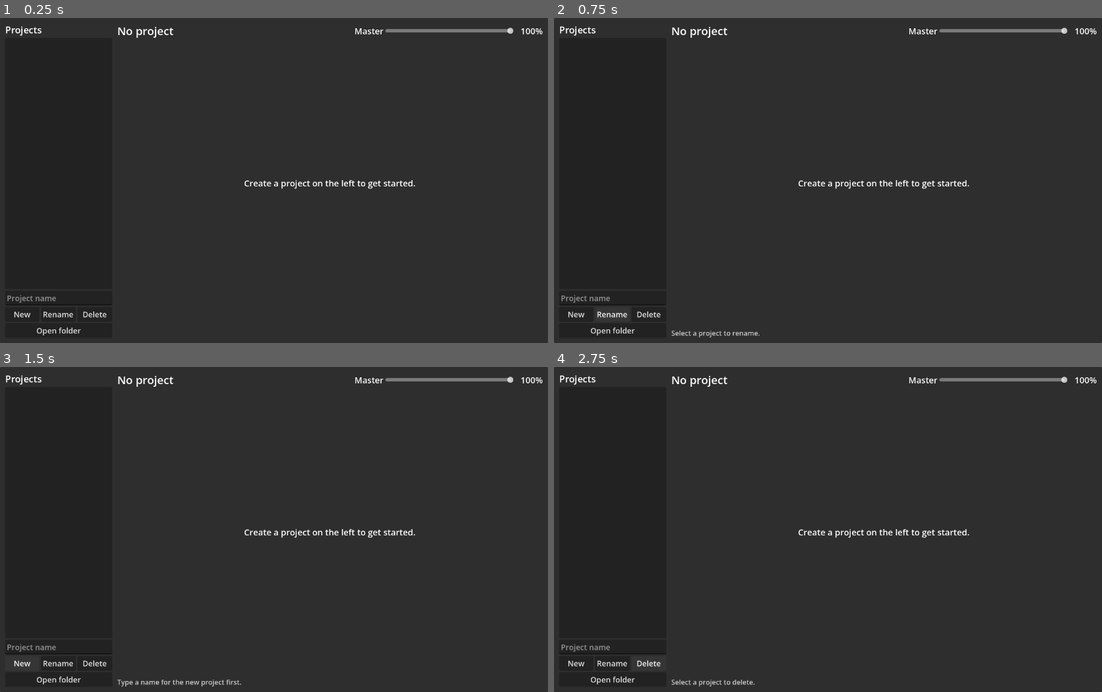
Above: before the commit, frames 1-4 (two rows, left to right).
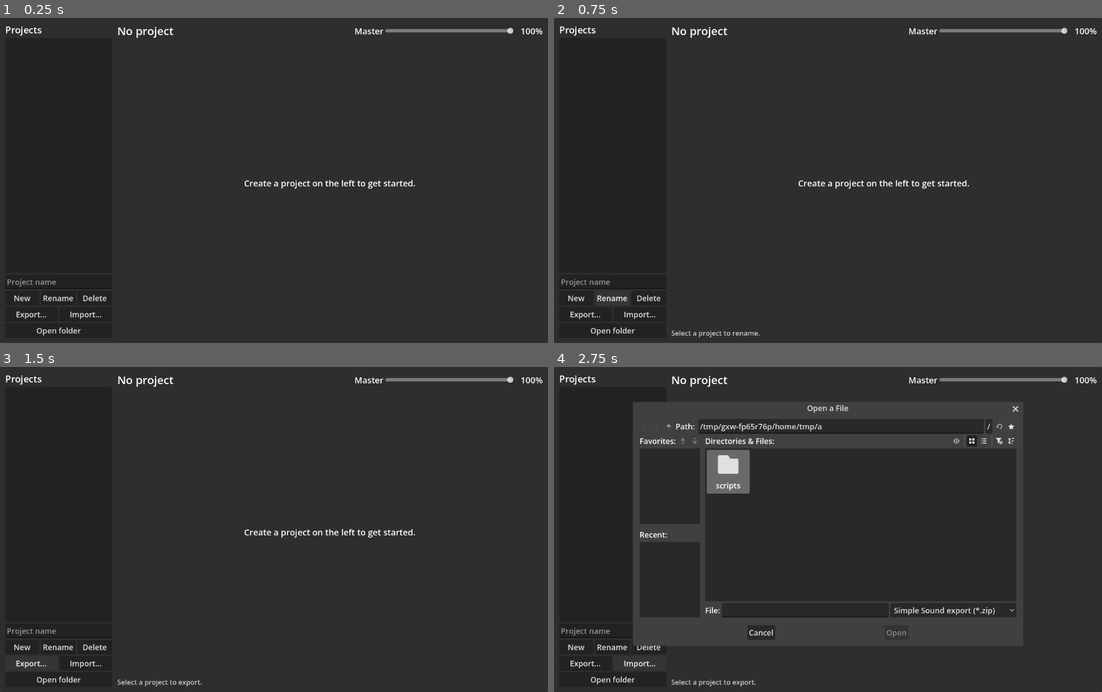
Above: after the commit, the same moments.

Repository: vilok-vii/simple_sound
Game: Godot game, scene res://main.tscn
The game is run twice, just before and just after one commit, with the same random seed, the same clock (stepped at 60 frames per second) and the same inputs.
Inputs (mouse positions are in pixels of both pictures, inside the frame that each line leads up to):
- Up to frame 1 (0.25 s): no input
- Up to frame 2 (0.75 s): click "Rename" at 0.5 s
- Up to frame 3 (1.5 s): click (32, 662) at 1.25 s, where only the run after the commit has a clickable "Export..."
- Up to frame 4 (2.75 s): click (641, 662) at 2 s, where only the run after the commit has a clickable "Import..."

The runs differ from the first frame. In frame 1, 0.4% of the frame differs, in the area x 1-20%, y 80-93%; in frame 2, 0.5%; in frame 3, 0.6%; in frame 4, 5.0%, in the area x 1-85%, y 10-99%.

Commit message:
Add sound renaming and project export/import
Sounds can be renamed from their row (button or double-click); the copied
file is renamed to match. Projects export to a single .zip with
project.json and all sounds, and can be imported on another device.

Co-Authored-By: Claude Opus 5.5 <noreply@anthropic.com>
Claude-Session: https://claude.ai/code/session_01TD36nQTzNZ58CbkA6gjACY

Diff:
--- a/scripts/main.gd
+++ b/scripts/main.gd
@@ -27,6 +27,8 @@
 var status_label: Label
 var file_dialog: FileDialog
 var delete_dialog: ConfirmationDialog
+var export_dialog: FileDialog
+var import_dialog: FileDialog
 
 
 func _ready() -> void:
@@ -307,6 +309,7 @@
 	row.changed.connect(_save_project)
 	row.remove_requested.connect(_on_remove_track)
 	row.bind_requested.connect(_on_bind_requested)
+	row.rename_requested.connect(_on_rename_track)
 	rows.append(row)
 
 
@@ -320,6 +323,23 @@
 	row.queue_free()
 	_save_project()
 	_set_status("Removed \"%s\"." % row.data.get("name", ""))
+
+
+func _on_rename_track(row: TrackRow, new_name: String) -> void:
+	var old_file := str(row.data.get("file", ""))
+	var ext := old_file.get_extension()
+	var new_file := (new_name.validate_filename() + "." + ext) if ext != "" else new_name.validate_filename()
+	if new_file != old_file:
+		new_file = _unique_file_name(new_file)
+		var err := DirAccess.rename_absolute(_project_dir().path_join(old_file), _project_dir().path_join(new_file))
+		if err == OK:
+			row.data["file"] = new_file
+		else:
+			_set_status("Renamed the sound, but could not rename its file (error %d)." % err)
+	row.data["name"] = new_name
+	row.update_name()
+	_save_project()
+	_set_status("Renamed sound to \"%s\"." % new_name)
 
 
 static func _load_stream(path: String, loop: bool) -> AudioStream:
@@ -347,6 +367,75 @@
 	return null
 
 
+# --- Export / import ----------------------------------------------------------
+
+func _on_export_project() -> void:
+	if current_project == "":
+		_set_status("Select a project to export.")
+		return
+	export_dialog.current_file = current_project + ".zip"
+	export_dialog.popup_centered_ratio(0.7)
+
+
+func _on_export_path_selected(path: String) -> void:
+	if path.get_extension().to_lower() != "zip":
+		path += ".zip"
+	var zip := ZIPPacker.new()
+	var err := zip.open(path)
+	if err != OK:
+		_set_status("Could not create \"%s\" (error %d)." % [path.get_file(), err])
+		return
+	var files := [PROJECT_FILE]
+	for track in tracks:
+		var file_name := str(track.get("file", ""))
+		if file_name != "" and FileAccess.file_exists(_project_dir().path_join(file_name)):
+			files.append(file_name)
+	for file_name in files:
+		zip.start_file(file_name)
+		zip.write_file(FileAccess.get_file_as_bytes(_project_dir().path_join(file_name)))
+		zip.close_file()
+	zip.close()
+	_set_status("Exported \"%s\" with %d sound(s) to %s" % [current_project, files.size() - 1, path])
+
+
+func _on_import_project() -> void:
+	import_dialog.popup_centered_ratio(0.7)
+
+
+func _on_import_path_selected(path: String) -> void:
+	var zip := ZIPReader.new()
+	if zip.open(path) != OK:
+		_set_status("Could not open \"%s\"." % path.get_file())
+		return
+	var entries := zip.get_files()
+	if not PROJECT_FILE in entries:
+		zip.close()
+		_set_status("\"%s\" is not a Simple Sound export (no %s inside)." % [path.get_file(), PROJECT_FILE])
+		return
+
+	var base_name := _clean_name(path.get_file().get_basename())
+	if base_name == "":
+		base_name = "Imported project"
+	var project_name := base_name
+	var n := 2
+	while DirAccess.dir_exists_absolute(_project_dir(project_name)):
+		project_name = "%s (%d)" % [base_name, n]
+		n += 1
+
+	var dir := _project_dir(project_name)
+	DirAccess.make_dir_recursive_absolute(dir)
+	for entry in entries:
+		# Only take plain files from the top of the zip; ignore folders and odd paths.
+		if entry.ends_with("/") or entry.get_file() != entry or entry.validate_filename() != entry:
+			continue
+		var file := FileAccess.open(dir.path_join(entry), FileAccess.WRITE)
+		if file:
+			file.store_buffer(zip.read_file(entry))
+	zip.close()
+	_open_project(project_name)
+	_set_status("Imported \"%s\"." % project_name)
+
+
 # --- Master volume & settings -------------------------------------------------
 
 func _on_master_changed(value: float) -> void:
@@ -443,6 +532,12 @@
 		var button := _make_button(entry[0], entry[1])
 		button.size_flags_horizontal = SIZE_EXPAND_FILL
 		project_buttons.add_child(button)
+	var share_buttons := HBoxContainer.new()
+	sidebar.add_child(share_buttons)
+	for entry in [["Export...", _on_export_project], ["Import...", _on_import_project]]:
+		var button := _make_button(entry[0], entry[1])
+		button.size_flags_horizontal = SIZE_EXPAND_FILL
+		share_buttons.add_child(button)
 	sidebar.add_child(_make_button("Open folder", _on_open_folder))
 
 	# Main area.
@@ -520,6 +615,24 @@
 	delete_dialog.confirmed.connect(_on_delete_confirmed)
 	add_child(delete_dialog)
 
+	export_dialog = FileDialog.new()
+	export_dialog.title = "Export project"
+	export_dialog.file_mode = FileDialog.FILE_MODE_SAVE_FILE
+	export_dialog.access = FileDialog.ACCESS_FILESYSTEM
+	export_dialog.filters = PackedStringArray(["*.zip ; Simple Sound export"])
+	export_dialog.use_native_dialog = true
+	export_dialog.file_selected.connect(_on_export_path_selected)
+	add_child(export_dialog)
+
+	import_dialog = FileDialog.new()
+	import_dialog.title = "Import project"
+	import_dialog.file_mode = FileDialog.FILE_MODE_OPEN_FILE
+	import_dialog.access = FileDialog.ACCESS_FILESYSTEM
+	import_dialog.filters = PackedStringArray(["*.zip ; Simple Sound export"])
+	import_dialog.use_native_dialog = true
+	import_dialog.file_selected.connect(_on_import_path_selected)
+	add_child(import_dialog)
+
 
 func _make_column(parent: Control, title: String) -> VBoxContainer:
 	var column := VBoxContainer.new()
--- a/scripts/track_row.gd
+++ b/scripts/track_row.gd
@@ -6,6 +6,7 @@
 signal changed
 signal remove_requested(row: TrackRow)
 signal bind_requested(row: TrackRow)
+signal rename_requested(row: TrackRow, new_name: String)
 
 const LOOP_COLOR := Color(0.16, 0.22, 0.30)
 const SFX_COLOR := Color(0.20, 0.20, 0.24)
@@ -16,6 +17,8 @@
 var player := AudioStreamPlayer.new()
 
 var _style := StyleBoxFlat.new()
+var _name_label: Label
+var _name_edit: LineEdit
 var _volume_label: Label
 var _key_button: Button
 var _progress: ProgressBar
@@ -45,17 +48,24 @@
 	var top := HBoxContainer.new()
 	box.add_child(top)
 
-	var name_label := Label.new()
-	name_label.text = str(data.get("name", "Sound"))
-	name_label.size_flags_horizontal = SIZE_EXPAND_FILL
-	name_label.clip_text = true
-	name_label.tooltip_text = str(data.get("file", ""))
-	name_label.mouse_filter = Control.MOUSE_FILTER_PASS
-	top.add_child(name_label)
+	_name_label = Label.new()
+	_name_label.size_flags_horizontal = SIZE_EXPAND_FILL
+	_name_label.clip_text = true
+	_name_label.mouse_filter = Control.MOUSE_FILTER_PASS
+	_name_label.gui_input.connect(_on_name_label_input)
+	top.add_child(_name_label)
+	update_name()
+
+	_name_edit = LineEdit.new()
+	_name_edit.size_flags_horizontal = SIZE_EXPAND_FILL
+	_name_edit.visible = false
+	_name_edit.text_submitted.connect(func(_text: String) -> void: _finish_rename(true))
+	_name_edit.focus_exited.connect(func() -> void: _finish_rename(true))
+	_name_edit.gui_input.connect(_on_name_edit_input)
+	top.add_child(_name_edit)
 
 	if stream == null:
-		name_label.text += "  (missing or unreadable file)"
-		name_label.add_theme_color_override("font_color", Color(1.0, 0.45, 0.45))
+		_name_label.add_theme_color_override("font_color", Color(1.0, 0.45, 0.45))
 
 	if is_sfx():
 		_key_button = _make_button("", func() -> void: bind_requested.emit(self))
@@ -70,6 +80,10 @@
 		looping.add_theme_color_override("font_color", PLAYING_BORDER)
 		top.add_child(looping)
 
+	var rename := _make_button("Rename", start_rename)
+	rename.tooltip_text = "Rename this sound (or double-click its name)"
+	top.add_child(rename)
+
 	var remove := _make_button("Remove", func() -> void: remove_requested.emit(self))
 	remove.tooltip_text = "Remove this sound from the project"
 	top.add_child(remove)
@@ -143,6 +157,42 @@
 	changed.emit()
 
 
+func update_name() -> void:
+	_name_label.text = str(data.get("name", "Sound"))
+	_name_label.tooltip_text = str(data.get("file", ""))
+	if player.stream == null:
+		_name_label.text += "  (missing or unreadable file)"
+
+
+func start_rename() -> void:
+	_name_edit.text = str(data.get("name", ""))
+	_name_label.visible = false
+	_name_edit.visible = true
+	_name_edit.grab_focus()
+	_name_edit.select_all()
+
+
+func _finish_rename(accept: bool) -> void:
+	if not _name_edit.visible:
+		return
+	_name_edit.visible = false
+	_name_label.visible = true
+	var new_name := _name_edit.text.strip_edges()
+	if accept and new_name != "" and new_name != str(data.get("name", "")):
+		rename_requested.emit(self, new_name)
+
+
+func _on_name_label_input(event: InputEvent) -> void:
+	if event is InputEventMouseButton and event.double_click and event.button_index == MOUSE_BUTTON_LEFT:
+		start_rename()
+
+
+func _on_name_edit_input(event: InputEvent) -> void:
+	if event is InputEventKey and event.pressed and event.keycode == KEY_ESCAPE:
+		_finish_rename(false)
+		_name_edit.accept_event()
+
+
 func set_binding_mode(active: bool) -> void:
 	if _key_button == null:
 		return
Not shown, changed: README.md
